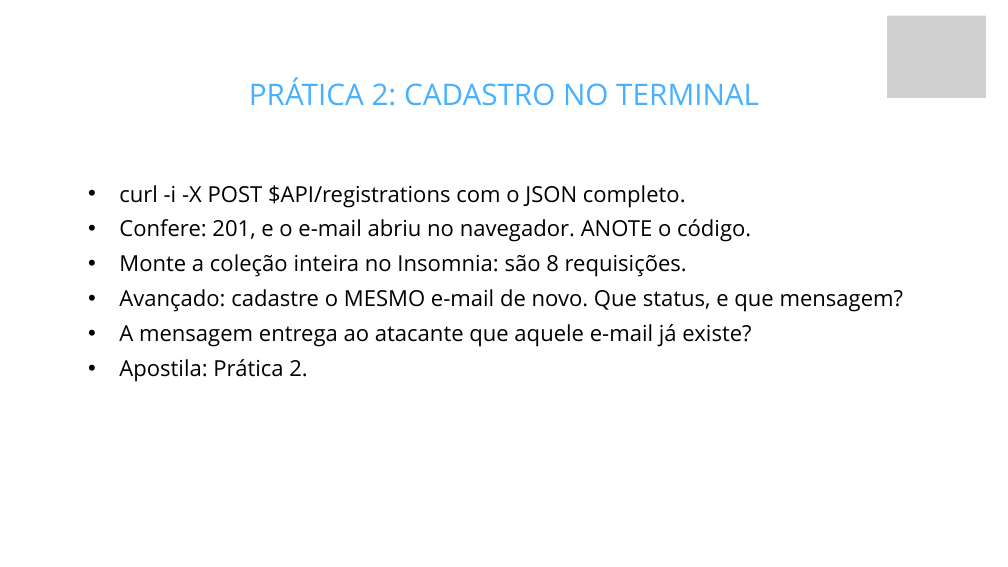
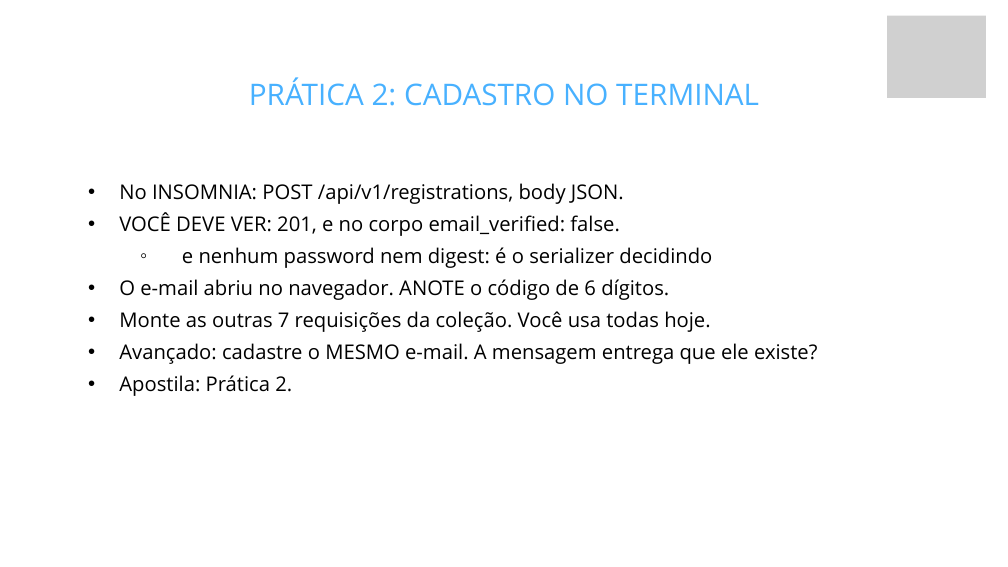
Before and after one commit to fabriciosiqueira08/capacitacao-gabarito, a slide deck: slide 20 of slides/build/aula-03-autenticacao.pptx. Drawn at 1008x567 pixels with LibreOffice and Linux fonts; fonts in the diff are those of the drawing; grey boxes stand for pictures; background and template pictures are left out. Boxes give left, top, right and bottom in pixels: in the first picture for what was removed or moved away, otherwise in the second. Text is boxed around its words. In the diff, an @@ line names an element or a change of style, - is before the commit and + after.

Commit message:
Faz o aluno ver o resultado, e amarra slide, prática e apostila
Com os dados de execução da revisão anterior, dá para mostrar ao aluno o que
tem que aparecer na tela, em vez de só mandar rodar. Foi isso que faltava para
o material fluir.

## O aluno agora vê o que dá certo

Toda prática mostra o resultado esperado, com o corpo real da resposta, tirado
dos controllers e do que eu medi rodando. Antes ele lia "Confere: 201" e tinha
que adivinhar como era o 201.

A convenção ficou uma só, na apostila e no deck: "O que você deve ver" e
"VOCÊ DEVE VER". Estava misturado com "Confere" em 25 lugares, e as Aulas 2 e 4
não mostravam resultado nenhum nos slides.

## A Aula 3 passa a ser feita no Insomnia

O material montava a coleção do Insomnia na Prática 2 e depois usava só curl,
com pipeline de grep e sed para extrair o token. Para um júnior isso é hostil, e
o próprio texto admitia ao mandar usar o Insomnia quem apanhasse de aspas.

Agora cada rota é exercitada no Insomnia, que é onde ele vê status, cabeçalhos
e corpo lado a lado. O curl continua, como alternativa em bloco de citação para
quem prefere terminal.

Isso resolveu um problema que o curl escondia: o token vem no CABEÇALHO
Authorization, não no corpo. No pipeline de grep isso passava batido; no
Insomnia o aluno precisa abrir a aba de headers e ver com os olhos.

## O ciclo escrever, rodar, ver

A Prática 5 da Aula 1 agora mostra a saída do routes e do curl, e manda repetir
no Insomnia, com uma frase que vale para o curso inteiro: faça isso depois de
cada rota que criar. É o que fecha o ciclo entre escrevi um arquivo e existe
uma API funcionando.

E três práticas ganharam "antes de rodar, aposte": no logout (200 ou 401?), no
bcrypt e no certificado. Prever antes de observar é o que separa vi acontecer
de entendi.

## Harmonia

Conferi por script que todo termo técnico citado num slide de prática existe na
prática correspondente da apostila. Sobrava um (o uname da Aula 4, que estava
na Prática 2 e o slide citava na 3), e foi alinhado.

Decks e PDFs regerados, sem aviso de fonte, nenhum slide com 8 bullets, links e
âncoras resolvendo, e zero padrão de escrita de IA.

```diff
--- a/slides/build/aula-03-autenticacao.pptx
+++ b/slides/build/aula-03-autenticacao.pptx
@@ text at [119, 183, 817, 364]: text changed; size 31.6 to 28.9 pt @@
-  • curl -i -X POST $API/registrations com o JSON completo.
-  • Confere: 201, e o e-mail abriu no navegador. ANOTE o código.
-  • Monte a coleção inteira no Insomnia: são 8 requisições.
-  • Avançado: cadastre o MESMO e-mail de novo. Que status, e que mensagem?
-  • A mensagem entrega ao atacante que aquele e-mail já existe?
+  • No INSOMNIA: POST /api/v1/registrations, body JSON.
+  • VOCÊ DEVE VER: 201, e no corpo email_verified: false.
+    ◦ e nenhum password nem digest: é o serializer decidindo
+  • O e-mail abriu no navegador. ANOTE o código de 6 dígitos.
+  • Monte as outras 7 requisições da coleção. Você usa todas hoje.
+  • Avançado: cadastre o MESMO e-mail. A mensagem entrega que ele existe?
@@ text at [119, 375, 292, 396]: size 31.6 to 28.9 pt in "Apostila: Prática 2."; line spacing 49.9pt to 45.7pt @@
```
Also in this commit, not shown: 7 other slides changed, 37 other files.
